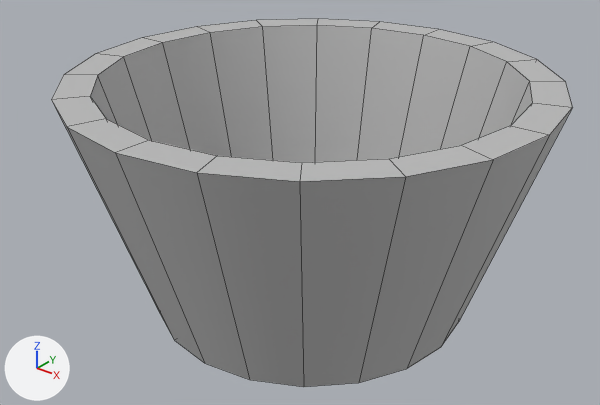
An edit to the FBX model ReEngineApp/_Binary/Data/MFBX/Birbs/nest.fbx, drawn before and after from the same camera.
Camera for both pictures: a 50 mm camera at (0.054, -0.0695, 0.0412) aimed at (0.001, -0.0032, 0.0001). The lights are fixed; the arrows at lower left show +X, +Y and +Z. Mesh edges are drawn as thin lines.

Script lines for the objects in view, before the commit:
```python
me_mesh = bpy.data.meshes.new('Mesh')
me_mesh.from_pydata(...)  # 80 vertices, 80 faces; spans x -1.0..1.0, y -0.5..0.5, z -1.0..1.0
me_mesh.materials.append(mat_lambert1)  # grey #bcbcbc
ob_ppipe1 = bpy.data.objects.new('pPipe1', me_mesh)
ob_ppipe1.location = (0.0, 0.0, 0.0)
ob_ppipe1.rotation_euler = (1.571, 0.0, 0.0)  # degrees (90, 0, 0)
ob_ppipe1.scale = (0.0275, 0.0275, 0.0275)
```
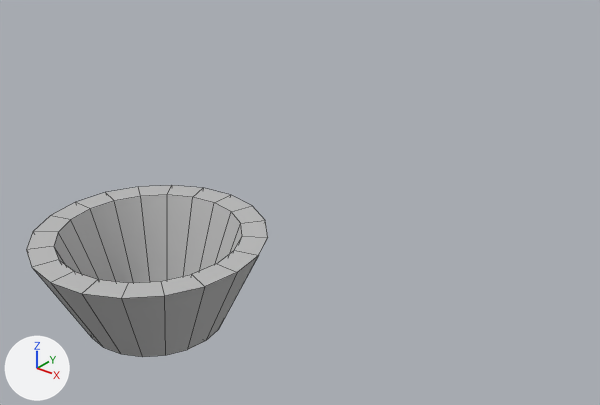
Location of each change, (x1, y1, x2, y2) in pixels of the pictures (600 x 405 px):
'pPipe1', reshaped, moved, rescaled (54% narrower, 53% shorter)
    before: (51, 18, 573, 387)
    after: (26, 185, 268, 357)

Diff of the bpy script that builds the scene:
```diff
--- a/ReEngineApp/_Binary/Data/MFBX/Birbs/nest.fbx.py
+++ b/ReEngineApp/_Binary/Data/MFBX/Birbs/nest.fbx.py
@@ me_mesh @@
 me_mesh.from_pydata(...)  # 80 vertices, 80 faces; spans x -1.0..1.0, y -0.5..0.5, z -1.0..1.0
 # used by ob_ppipe1; location = (0.0, 0.0, 0.0); rotation_euler = (1.571, 0.0, 0.0), in degrees (90, 0, 0); scale = (0.0275, 0.0275, 0.0275)
+# me_mesh part 1: 60 of 80 vertices moved; they spanned x -0.86..0.86, y -0.5..0.5, z -0.86..0.86 and now span x -0.78..0.78, y -0.5..0.5, z -0.78..0.78; mean shift (0.0, 0.0, 0.0); largest move (0.58, -0.5, 0.0) -> (0.47, -0.5, 0.0)
 me_mesh.materials.append(mat_lambert1)
@@ ob_ppipe1 @@
 ob_ppipe1 = bpy.data.objects.new('pPipe1', me_mesh)
-ob_ppipe1.location = (0.0, 0.0, 0.0)
+ob_ppipe1.location = (0.0, -0.02453, 0.0)
 ob_ppipe1.rotation_euler = (1.571, 0.0, 0.0)  # degrees (90, 0, 0)
-ob_ppipe1.scale = (0.0275, 0.0275, 0.0275)
+ob_ppipe1.scale = (0.0111, 0.00908, 0.0111)
```
